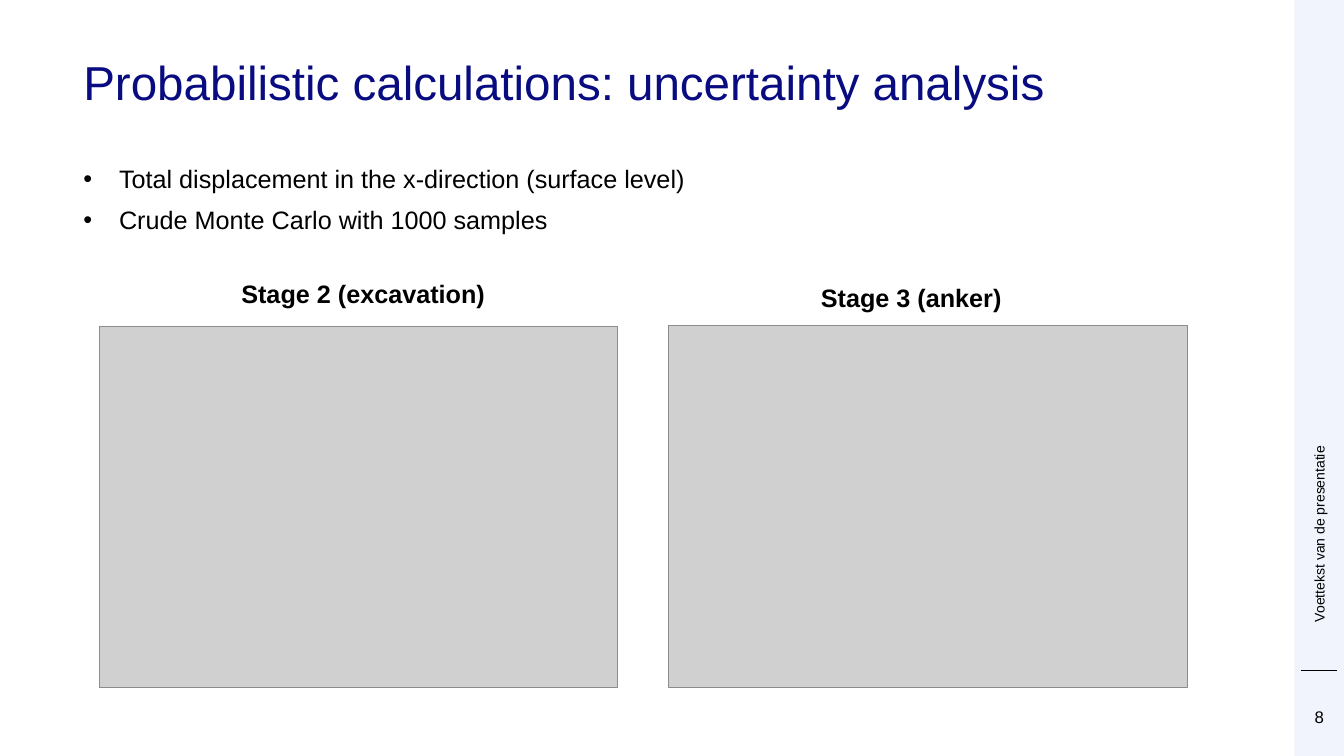
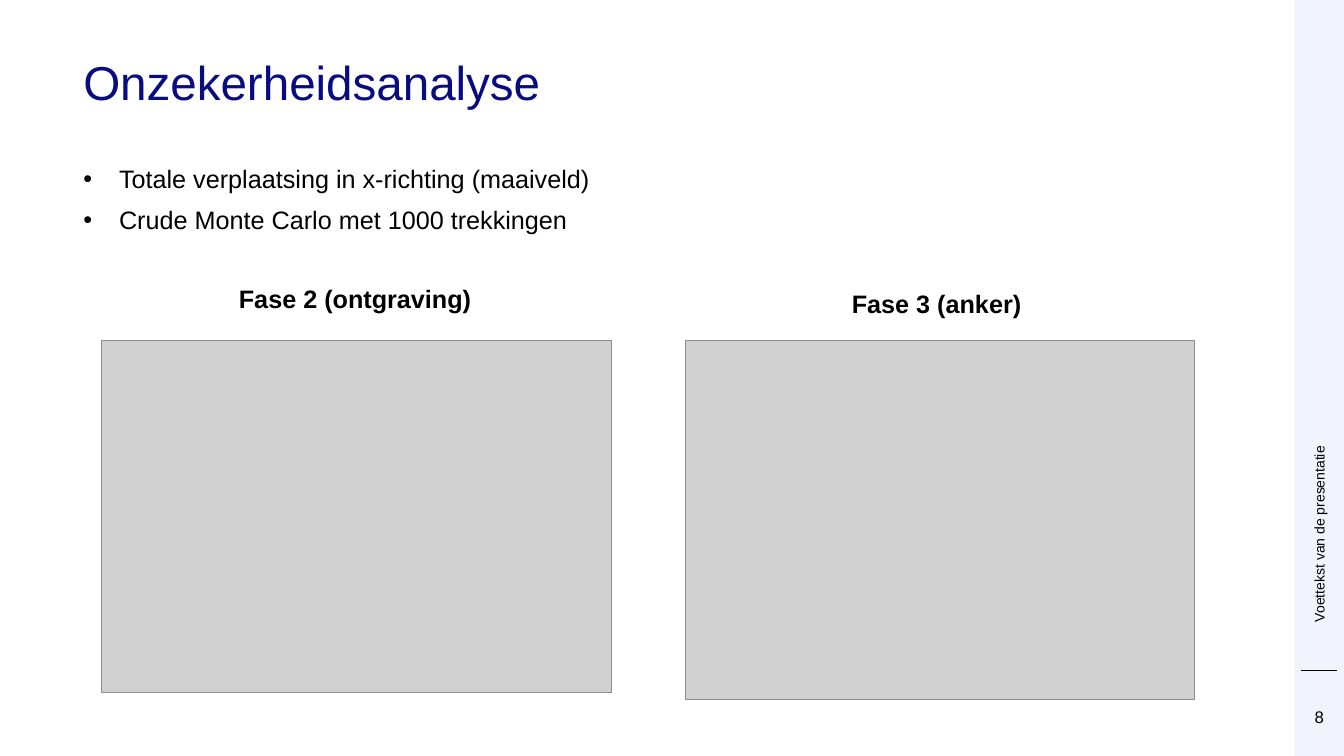
Before and after one commit to Deltares/ProbabilisticLibrary, a slide deck: slide 8 of sources/Deltares.Probabilistic.PWrapper.Examples/kratos/Prob Kratos DSD.pptx. Drawn at 1344x756 pixels with LibreOffice and Linux fonts; fonts in the diff are those of the drawing; grey boxes stand for pictures; background and template pictures are left out. Boxes give left, top, right and bottom in pixels: in the first picture for what was removed or moved away, otherwise in the second. Text is boxed around its words. In the diff, an @@ line names an element or a change of style, - is before the commit and + after.

```diff
--- a/sources/Deltares.Probabilistic.PWrapper.Examples/kratos/Prob Kratos DSD.pptx
+++ b/sources/Deltares.Probabilistic.PWrapper.Examples/kratos/Prob Kratos DSD.pptx
@@ title at box(83, 65, 540, 110): text changed @@
-Probabilistic calculations: uncertainty analysis
+Onzekerheidsanalyse
@@ text at box(119, 169, 590, 235): text changed @@
-• Total displacement in the x-direction (surface level)
-• Crude Monte Carlo with 1000 samples
+• Totale verplaatsing in x-richting (maaiveld)
+• Crude Monte Carlo met 1000 trekkingen
@@ text at box(239, 289, 471, 313): text changed @@
-Stage 2 (excavation)
+Fase 2 (ontgraving)
@@ text at box(852, 294, 1021, 319): text changed @@
-Stage 3 (anker)
+Fase 3 (anker)
@@ picture: place and size @@
-picture at box(99, 327, 617, 689)
+picture at box(102, 341, 611, 693)
@@ picture: place and size @@
-picture at box(669, 326, 1188, 688)
+picture at box(686, 341, 1195, 699)
```
Also in this commit, not shown: 18 other slides changed.
